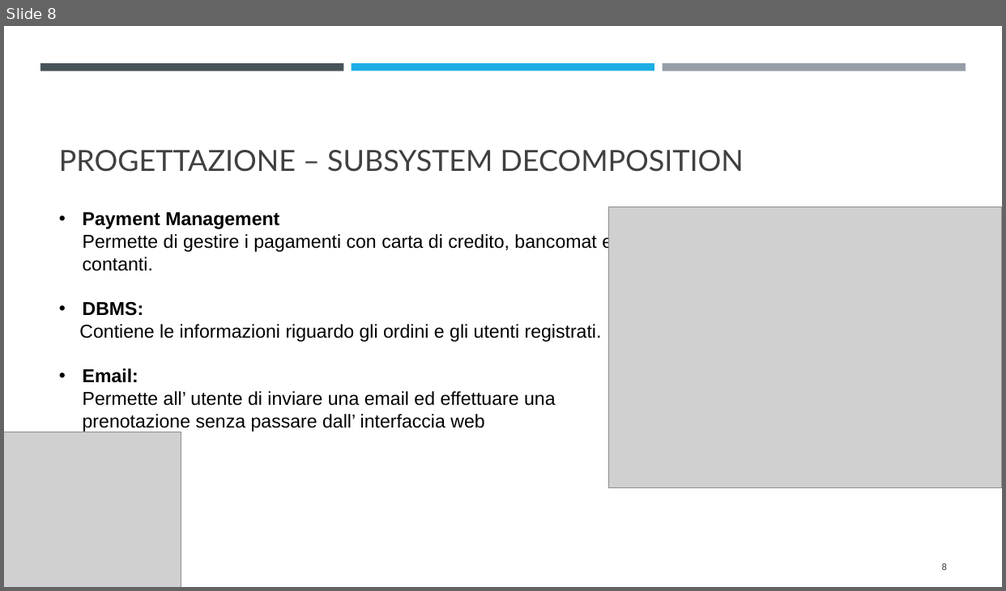
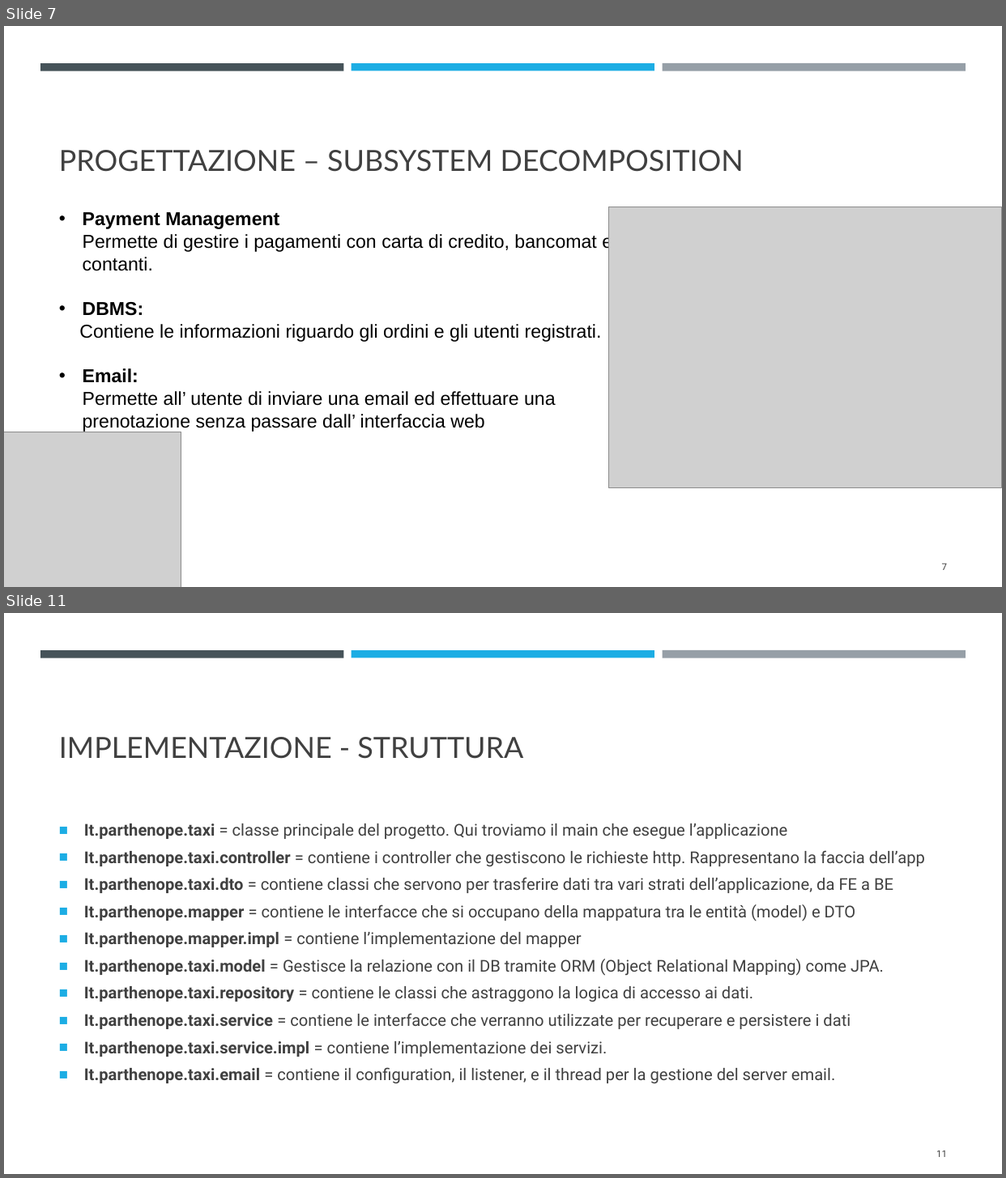
Before and after one commit to Emanuele-Chiummo/Taxi-Project, a slide deck: Presentazione/presentazione TaxiToGo.pptx. Shown one above the other, each under a label of ours: slide 8 before the commit, slides 7 and 11 after it; the slides between them are not shown. The pictures are 1006x591 and 1006x1178 pixels, drawn with LibreOffice and Linux fonts; fonts in the diff are those of the drawing; grey boxes stand for pictures. Boxes give left, top, right and bottom in pixels: in the first picture for what was removed or moved away, otherwise in the second. Text is boxed around its words. In the diff, an @@ line names an element or a change of style, - is before the commit and + after.

```diff
--- a/Presentazione/presentazione TaxiToGo.pptx
+++ b/Presentazione/presentazione TaxiToGo.pptx
@@ slide 11 added at (4,613,1002,1174), background #FFFFFF; not listed: 3 template elements that a slide beside it also shows @@
@@ title added at (59,737,523,759), 28 pt, text #404040 @@
+IMPLEMENTAZIONE - STRUTTURA
@@ text added at (84,824,925,1084), 15.7 pt, text #404040 @@
+■ It.parthenope.taxi = classe principale del progetto. Qui troviamo il main che esegue l’applicazione
+■ It.parthenope.taxi.controller = contiene i controller che gestiscono le richieste http. Rappresentano la faccia dell’app
+■ It.parthenope.taxi.dto = contiene classi che servono per trasferire dati tra vari strati dell’applicazione, da FE a BE
+■ It.parthenope.mapper = contiene le interfacce che si occupano della mappatura tra le entità (model) e DTO
+■ It.parthenope.mapper.impl = contiene l’implementazione del mapper
+■ It.parthenope.taxi.model = Gestisce la relazione con il DB tramite ORM (Object Relational Mapping) come JPA.
+■ It.parthenope.taxi.repository = contiene le classi che astraggono la logica di accesso ai dati.
+■ It.parthenope.taxi.service = contiene le interfacce che verranno utilizzate per recuperare e persistere i dati
+■ It.parthenope.taxi.service.impl = contiene l’implementazione dei servizi.
+■ It.parthenope.taxi.email = contiene il configuration, il listener, e il thread per la gestione del server email.
@@ page number added at (936,1151,947,1157), 9 pt, text #404040 @@
+11
@@ what was slide 8 is now slide 7 @@
@@ page number at (942,563,948,570): text changed @@
-8
+7
```
Also in this commit, not shown: 3 slides changed, 3 other slides added, 3 slides removed.
